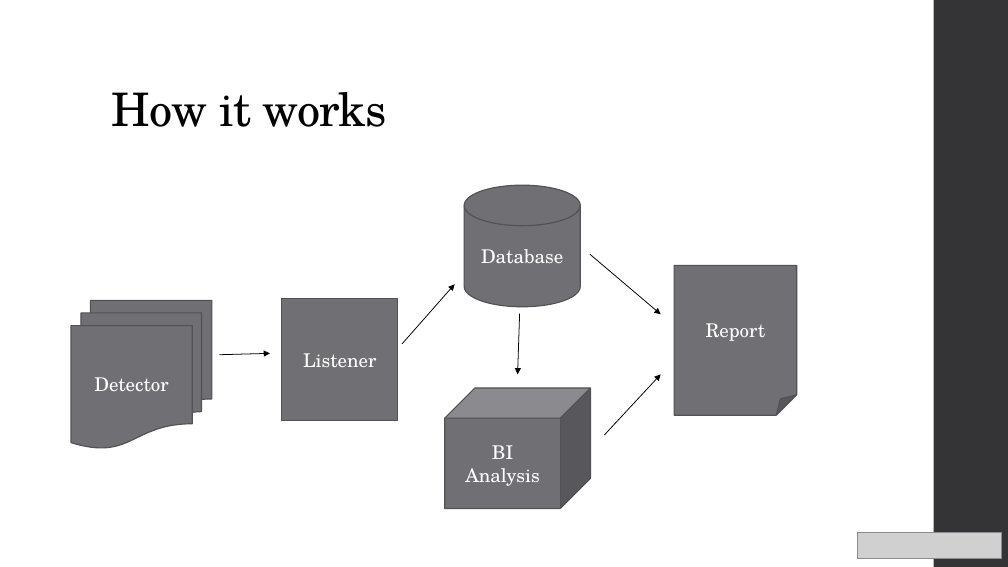
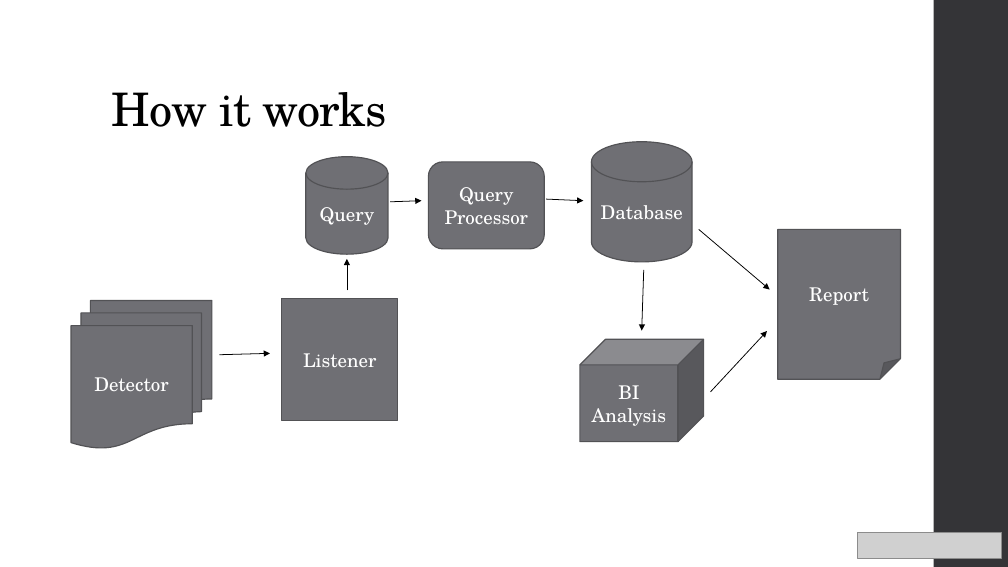
Before and after one commit to yemol/UserBehaviorCollection, a slide deck: slide 5 of PPT/What are them doing.pptx. Drawn at 1008x567 pixels with LibreOffice and Linux fonts; fonts in the diff are those of the drawing; grey boxes stand for pictures. Boxes give left, top, right and bottom in pixels: in the first picture for what was removed or moved away, otherwise in the second. Text is boxed around its words. In the diff, an @@ line names an element or a change of style, - is before the commit and + after.

Commit message:
update PPT

```diff
--- a/PPT/What are them doing.pptx
+++ b/PPT/What are them doing.pptx
@@ cylinder "Database": place and size @@
-cylinder "Database" at bbox=[464, 185, 581, 307]
+cylinder "Database" at bbox=[591, 141, 692, 262]
@@ cylinder added at bbox=[306, 157, 389, 254], fill #6F6F74, outline #525256 1.1 pt, 18 pt, text #FFFFFF @@
+Query
@@ rounded rectangle added at bbox=[429, 162, 544, 249], fill #6F6F74, outline #525256 1.1 pt, 18 pt, text #FFFFFF @@
+Query
+Processor
@@ arrow added from (390, 202) to (422, 200), #000000 0.75 pt @@
@@ arrow added from (546, 199) to (584, 200), #000000 0.75 pt @@
@@ arrow moved from (590, 254) - (661, 315) to (699, 229) - (770, 290) @@
@@ folded corner "Report": place and size @@
-folded corner "Report" at bbox=[675, 265, 797, 415]
+folded corner "Report" at bbox=[778, 229, 901, 379]
@@ arrow moved from (402, 344) - (454, 284) to (347, 290) - (347, 259) @@
@@ arrow moved from (520, 314) - (518, 374) to (644, 270) - (642, 330) @@
@@ cube "BI Analysis": place and size @@
-cube "BI Analysis" at bbox=[445, 388, 591, 508]
+cube "BI Analysis" at bbox=[580, 340, 704, 442]
@@ arrow moved from (604, 436) - (661, 374) to (711, 392) - (768, 331) @@
```
